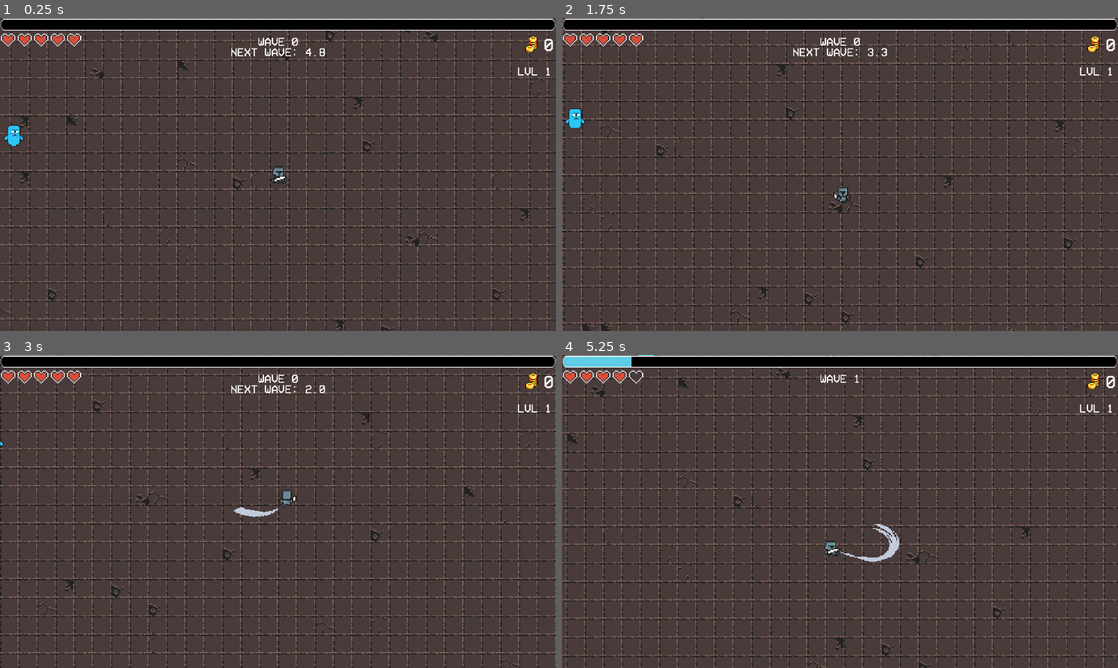
Above: before the commit, frames 1-4 (two rows, left to right).
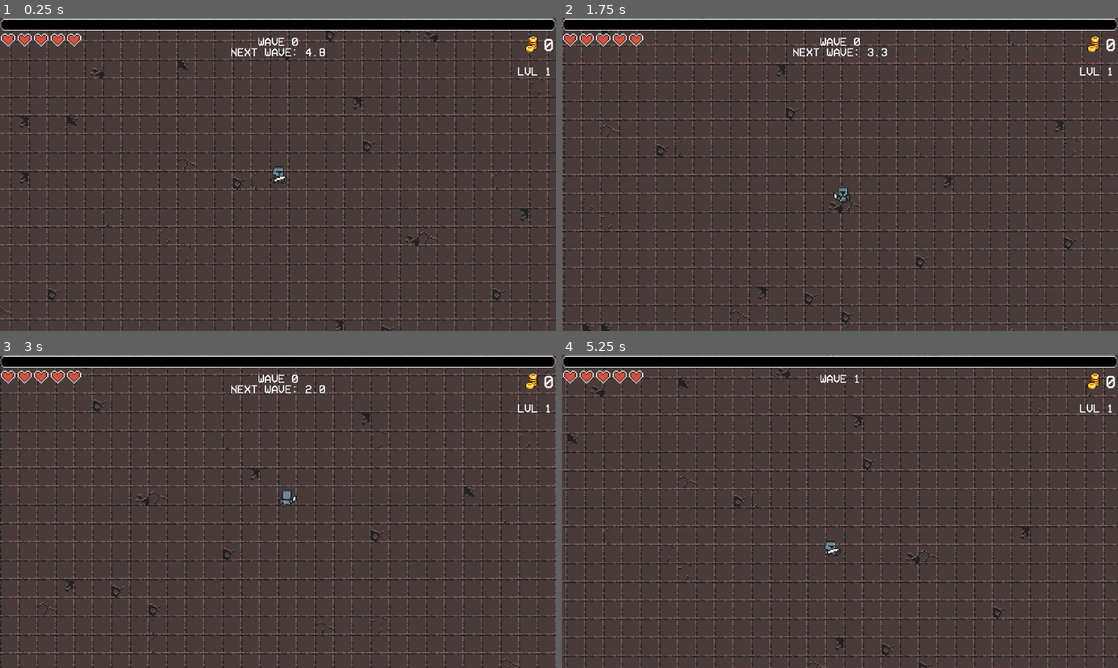
Above: after the commit, the same moments.

Repository: ErikpvDev/Proyecto-intermodular
Game: Godot game, scene res://Scenes/Game/game.tscn
Same seed, same stepped clock (60 frames per second), same inputs: the game is played once before the commit and once after it. The engine's default icon, where the game draws it, is replaced by a stand-in: a white triangle on a blue panel in a dark square.
Inputs:
- Up to frame 1 (0.25 s): no input
- Up to frame 2 (1.75 s): hold D (right) 0.53-1.28 s; tap Shift (dash) at 0.6, 1.35 s; hold S (down) from 1.28 s (still down)
- Up to frame 3 (3 s): release S (down) at 2.03 s; hold D (right) 2.03-2.78 s; tap Shift (dash) at 2.1, 2.85 s; hold W (up) from 2.78 s (still down)
- Up to frame 4 (5.25 s): release W (up) at 3.53 s; hold A (left) 3.53-5.03 s; tap Shift (dash) at 3.6, 4.35, 5.1 s; hold S (down) from 5.03 s (still down)

The runs differ from the first frame. In frame 1, 0.2% of the frame differs, in the area x 0-5%, y 34-41%; in frame 2, 0.2%; in frame 3, 0.1%; in frame 4, 0.7%, in the area x 0-61%, y 0-67%.

Commit message:
Algunas formas de hacer mejor las cosas
lo que he dicho arriba panchit

Diff:
--- a/Scenes/Character/personaje.gd
+++ b/Scenes/Character/personaje.gd
@@ -108,8 +108,8 @@
 			else:
 				$AnimatedSprite2D.play("Idle")
 
-func _on_area_2d_body_entered(_body: Node2D) -> void:
-	take_damage(1)
+func _on_area_2d_body_entered(body: Node2D) -> void:
+	take_damage(body.damage)
 
 func attack():
 	distance_to_closest_enemy = INF
@@ -123,14 +123,13 @@
 		$AttackArea/AnimatedSprite2D.position = Vector2(32,32)*closest_enemy_direction
 		$AttackArea/CollisionShape2D.position = Vector2(32,32)*closest_enemy_direction
 
-		var angle = closest_enemy_direction.angle()
-		$AttackArea/AnimatedSprite2D.rotation = angle
+		$AttackArea/AnimatedSprite2D.rotation = closest_enemy_direction.angle()
 
 		$AttackArea/AnimatedSprite2D.play("attacking")
-	$AttackArea/AnimatedSprite2D.visible=true
-	$AttackArea/CollisionShape2D.disabled=false
+		$AttackArea/AnimatedSprite2D.visible=true
+		$AttackArea/CollisionShape2D.disabled=false
 
-	$AttackArea/AttackTimer.start()
+		$AttackArea/AttackTimer.start()
 
 func _on_attack_timer_timeout() -> void:
 	$AttackArea/AnimatedSprite2D.visible=false
--- a/Scenes/Enemies/enemigo.gd
+++ b/Scenes/Enemies/enemigo.gd
@@ -1,7 +1,8 @@
 extends CharacterBody2D
 class_name Enemy
 
-var speed = 80
+@export var speed = 80
+@export var damage = 1
 @onready var target = $"../../Character"
 @onready var health: Node = $Health
 @onready var spawn = $"../../Spawn"
@@ -14,8 +15,6 @@
 		$AnimatedSprite2D.play("elite_walking")
 	else:
 		$AnimatedSprite2D.play("walking")
-	health.max_health = 10
-	health.health=health.max_health
 
 func animation():
 
@@ -39,7 +38,8 @@
 	health.take_damage(amount)
 	if health.health<=0:
 		die()
-	$AnimationPlayer.play("Hit")
+	else:
+		$AnimationPlayer.play("Hit")
 
 func _process(_delta):
 	var direction = (target.position-position).normalized()
--- a/Scenes/Levels/Level01/level_01.tscn
+++ b/Scenes/Levels/Level01/level_01.tscn
@@ -1,9 +1,8 @@
-[gd_scene load_steps=8 format=4 uid="uid://dafx2m02alpy5"]
+[gd_scene load_steps=7 format=4 uid="uid://dafx2m02alpy5"]
 
 [ext_resource type="PackedScene" uid="uid://0gr62tvei2rq" path="res://Scenes/Levels/Level01/Level01.tscn" id="1_ixfmw"]
 [ext_resource type="PackedScene" uid="uid://bam0ik66tfskr" path="res://Scenes/UI/ui.tscn" id="2_0vwiw"]
 [ext_resource type="PackedScene" uid="uid://p0hbqo51nej1" path="res://Scenes/Character/personaje.tscn" id="2_uhf17"]
-[ext_resource type="PackedScene" uid="uid://qffsk1wiwj24" path="res://Scenes/Enemies/enemigo.tscn" id="3_fg2k8"]
 [ext_resource type="PackedScene" uid="uid://bgjw2csmveeoi" path="res://Scenes/Enemies/enemies.tscn" id="4_rgqva"]
 [ext_resource type="PackedScene" uid="uid://15c6vdtnhdsc" path="res://Scenes/Spawn/spawn.tscn" id="5_lrq68"]
 
@@ -25,9 +24,6 @@
 position = Vector2(215, 131)
 
 [node name="Enemies" parent="." index="3" instance=ExtResource("4_rgqva")]
-
-[node name="Enemy" parent="Enemies" index="0" instance=ExtResource("3_fg2k8")]
-position = Vector2(-33, 104)
 
 [node name="Spawn" parent="." index="4" instance=ExtResource("5_lrq68")]
 
--- a/Scenes/Spawn/spawn.gd
+++ b/Scenes/Spawn/spawn.gd
@@ -4,11 +4,14 @@
 var base_elite_chance = 0.02
 var elite_prob_percent
 @export var exp_growth=1.15
+@export var exp_elite_growth=3
 @export var hp_growth=1.10
 @export var hp_elite_growth=5
 @export var base_hp=10
 @onready var between_waves=5
 @onready var wave_text = $"../UI/Wave/Wave/Label"
+
+var spawn_time = 1
 
 @onready var enemy_dict = {
 	1: [6, 1.1],
@@ -77,26 +80,26 @@
 func spawn_enemies():
 	#Spawn the enemies in the valid spawnpoints
 	for i in range(enemy_dict[current_wave][0]):
-		if randi_range(0,100)<100:
+		if randi_range(0,100)<elite_prob_percent:
 			var e=enemy.instantiate()
 			e.scale = e.scale*1.3
 			e.position=get_valid_spawnpoint(camera)
 			e.elite=true
-			e.exp_value=60
+			e.exp_value=int(e.exp_value*pow(exp_elite_growth,current_wave-1))
 			e.get_children()[0].health=int(base_hp*pow(hp_elite_growth,current_wave-1))
 			$"../Enemies".add_child(e)
-			await get_tree().create_timer(1).timeout
+			await get_tree().create_timer(spawn_time).timeout
 		else:
 			var e=enemy.instantiate()
 
 			e.position=get_valid_spawnpoint(camera)
 			e.exp_value=int(e.exp_value*pow(exp_growth,current_wave-1))
 			e.get_children()[0].health=base_hp
-			e.get_children()[0].health=int(e.get_children()[0].health*pow(hp_growth,current_wave-1))
+			e.get_children()[0].health=40
 			print(e.get_children()[0].health)
 			$"../Enemies".add_child(e)
 			#Delay entre spawn de enemigos
-			await get_tree().create_timer(1).timeout
+			await get_tree().create_timer(spawn_time).timeout
 
 
 func update_wave():
@@ -105,6 +108,7 @@
 		prob = base_elite_chance * enemy_dict[rondas][1]
 		elite_prob_percent = snapped(prob * 100, 2)
 	emit_signal("between_waves_screen_timer")
+	spawn_time*=0.8
 	await get_tree().create_timer(between_waves).timeout
 	wave_text.text = "WAVE "+str(current_wave)
 	spawn_enemies()
